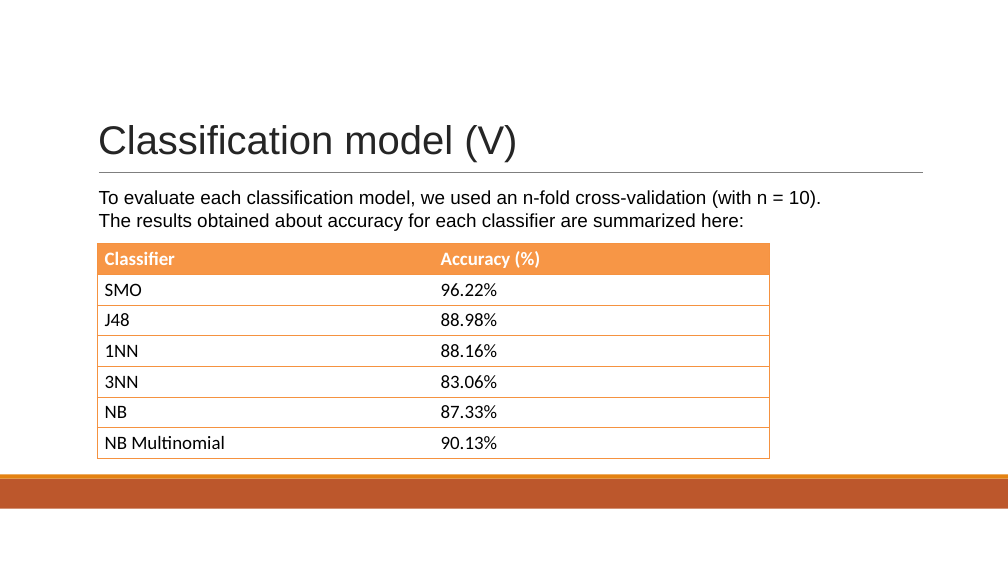
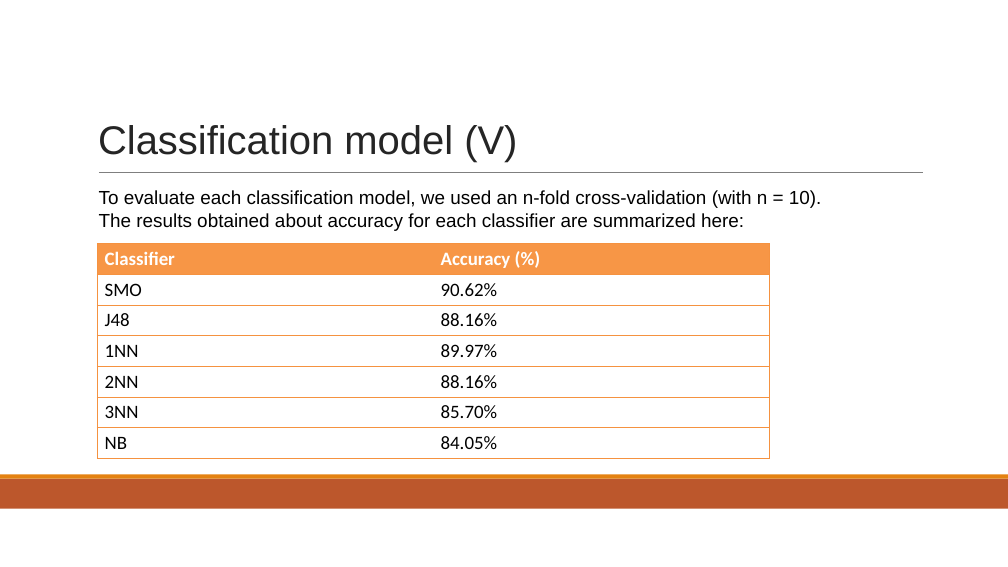
Before and after one commit to Geghi/DMML-Project, a slide deck: slide 11 of documentation/presentazione/presentazione.pptx. Drawn at 1008x567 pixels with LibreOffice and Linux fonts; fonts in the diff are those of the drawing. Boxes give left, top, right and bottom in pixels: in the first picture for what was removed or moved away, otherwise in the second. Text is boxed around its words. In the diff, an @@ line names an element or a change of style, - is before the commit and + after.

```diff
--- a/documentation/presentazione/presentazione.pptx
+++ b/documentation/presentazione/presentazione.pptx
@@ table at (97, 244, 768, 459) @@
-row 2, column 2: 96.22%
+row 2, column 2: 90.62%
-row 3, column 2: 88.98%
+row 3, column 2: 88.16%
-row 4, column 2: 88.16%
+row 4, column 2: 89.97%
-row 5, column 1: 3NN
+row 5, column 1: 2NN
-row 5, column 2: 83.06%
+row 5, column 2: 88.16%
-row 6, column 1: NB
+row 6, column 1: 3NN
-row 6, column 2: 87.33%
+row 6, column 2: 85.70%
-row 7, column 1: NB Multinomial
+row 7, column 1: NB
-row 7, column 2: 90.13%
+row 7, column 2: 84.05%
```
Also in this commit, not shown: 4 other slides changed, 37 other files.
